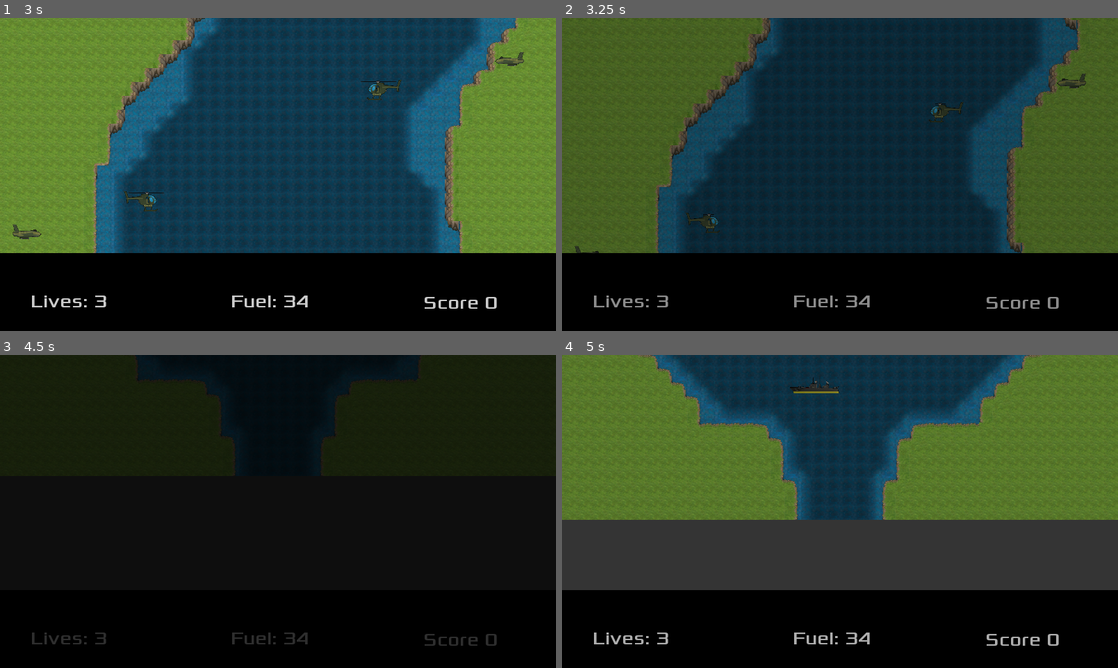
Above: before the commit, frames 1-4 (two rows, left to right).
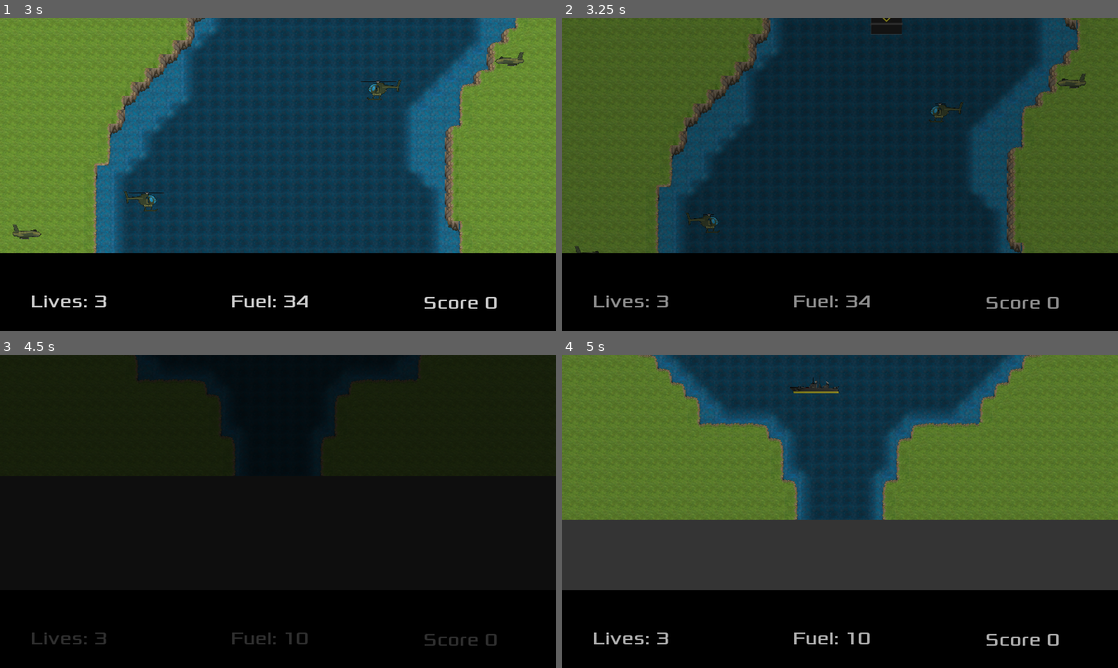
Above: after the commit, the same moments.

Repository: PawelKrywulko/TGW_G-8_Z1
Game: Godot game, scene res://scenes/GameManager.tscn
Same seed, same stepped clock (60 frames per second), same inputs: the game is played once before the commit and once after it.
Inputs:
- Up to frame 1 (3 s): tap Enter at 0.5 s; hold Right (ui_right) 0.53-1.28 s; hold Space (interact) 0.53-1.28 s; hold Down (ui_down) 1.28-2.03 s; tap Space (interact) at 1.35, 2.85 s; hold Right (ui_right) 2.03-2.78 s; hold Space (interact) 2.03-2.78 s; hold Up (ui_up) from 2.78 s (still down)
- Up to frame 2 (3.25 s): keep holding Up (ui_up)
- Up to frame 3 (4.5 s): release Up (ui_up) at 3.53 s; hold Space (interact) 3.53-4.28 s; hold Left (ui_left) from 3.53 s (still down); tap Space (interact) at 4.35 s
- Up to frame 4 (5 s): keep holding Left (ui_left)

Frame 1 is identical in both runs. In frame 2, 0.3% of the frame differs, in the area x 55-62%, y 0-6%; in frame 3, less than 0.1%; in frame 4, less than 0.1%.

Commit message:
Add Projectile new Sprite and Smoke particle system, Add fueltank new sprite

Diff:
--- a/River Raid/scenes/FuelTank.tscn
+++ b/River Raid/scenes/FuelTank.tscn
@@ -1,25 +1,24 @@
 [gd_scene load_steps=5 format=2]
 
 [ext_resource path="res://scripts/FuelTank.gd" type="Script" id=1]
-[ext_resource path="res://graphics/fuelTank/fuel.png" type="Texture" id=2]
+[ext_resource path="res://graphics/fuelTank/tankfuelblack.png" type="Texture" id=2]
 [ext_resource path="res://sounds/explosion4.wav" type="AudioStream" id=3]
 
-[sub_resource type="CapsuleShape2D" id=1]
-radius = 51.7218
-height = 59.9751
+[sub_resource type="RectangleShape2D" id=1]
+extents = Vector2( 51.5177, 80.3526 )
 
 [node name="FuelTank" type="Area2D"]
 position = Vector2( 929.011, 123.991 )
+z_index = 1
 script = ExtResource( 1 )
 
 [node name="Sprite" type="Sprite" parent="."]
 texture = ExtResource( 2 )
 
-[node name="CollisionShape2D" type="CollisionShape2D" parent="."]
-position = Vector2( 3.05121, -11.6504 )
-shape = SubResource( 1 )
-
 [node name="Explosion" type="AudioStreamPlayer2D" parent="."]
 stream = ExtResource( 3 )
+
+[node name="CollisionShape2D" type="CollisionShape2D" parent="."]
+shape = SubResource( 1 )
 [connection signal="area_entered" from="." to="." method="_on_FuelTank_area_entered"]
 [connection signal="body_entered" from="." to="." method="_on_FuelTank_body_entered"]
--- a/River Raid/scenes/GameManager.tscn
+++ b/River Raid/scenes/GameManager.tscn
@@ -15,6 +15,8 @@
 [ext_resource path="res://scenes/Enemy/Tank.tscn" type="PackedScene" id=13]
 [ext_resource path="res://sounds/explosion.wav" type="AudioStream" id=14]
 [ext_resource path="res://scenes/Enemy/Jet.tscn" type="PackedScene" id=15]
+[ext_resource path="res://scenes/Enemy/Bridge.tscn" type="PackedScene" id=16]
+[ext_resource path="res://scenes/FuelTank.tscn" type="PackedScene" id=17]
 
 [sub_resource type="DynamicFont" id=1]
 size = 64
@@ -91,6 +93,7 @@
 position = Vector2( 960, 738 )
 
 [node name="Levels" type="Node" parent="."]
+editor/display_folded = true
 
 [node name="Level1" parent="Levels" instance=ExtResource( 2 )]
 position = Vector2( -1, -4949 )
@@ -161,8 +164,8 @@
 [node name="Player" parent="." instance=ExtResource( 10 )]
 editor/display_folded = true
 scale = Vector2( 0.75, 0.75 )
-z_index = 2
 base_speed = 250.0
+fuel_capacity = 10.0
 
 [node name="FuelTimer" parent="Player" index="2"]
 autostart = false
@@ -217,6 +220,44 @@
 scale = Vector2( -1, 1 )
 is_static = false
 choose_direction = "left"
+
+[node name="Bridge" parent="." instance=ExtResource( 16 )]
+position = Vector2( 940.034, -5039.1 )
+
+[node name="Ship3" parent="." instance=ExtResource( 11 )]
+position = Vector2( 976.298, -5398.94 )
+is_static = false
+distance_to_player = 500.0
+speed = 100
+
+[node name="FuelTank" parent="." instance=ExtResource( 17 )]
+position = Vector2( 1467.25, -6064.11 )
+
+[node name="Tank2" parent="." instance=ExtResource( 13 )]
+position = Vector2( 351.446, -5531.31 )
+is_static = false
+distance_to_player = 1000.0
+speed = 100
+
+[node name="Jet3" parent="." instance=ExtResource( 15 )]
+position = Vector2( 64.125, -5243.99 )
+is_static = false
+distance_to_player = 5000.0
+
+[node name="FuelTank2" parent="." instance=ExtResource( 17 )]
+position = Vector2( 504.869, -6030.64 )
+
+[node name="FuelTank3" parent="." instance=ExtResource( 17 )]
+position = Vector2( 1142.21, -3078.35 )
+
+[node name="FuelTank4" parent="." instance=ExtResource( 17 )]
+position = Vector2( 1503.48, -1844.02 )
+
+[node name="FuelTank5" parent="." instance=ExtResource( 17 )]
+position = Vector2( 786.967, -1862.09 )
+
+[node name="FuelTank6" parent="." instance=ExtResource( 17 )]
+position = Vector2( 1124.15, -995.64 )
 [connection signal="ready_to_go" from="." to="Player" method="_on_ready_to_go"]
 [connection signal="reset" from="." to="Player" method="_on_GameManager_reset"]
 [connection signal="bonus_score_reached" from="HUD" to="Player" method="_on_HUD_bonus_score_reached"]
--- a/River Raid/scenes/Player.tscn
+++ b/River Raid/scenes/Player.tscn
@@ -11,6 +11,7 @@
 
 [node name="Player" type="Area2D"]
 position = Vector2( 960, 738 )
+z_index = 2
 script = ExtResource( 1 )
 __meta__ = {
 "_edit_group_": true
--- a/River Raid/scenes/Projectile.tscn
+++ b/River Raid/scenes/Projectile.tscn
@@ -1,24 +1,28 @@
-[gd_scene load_steps=5 format=2]
+[gd_scene load_steps=6 format=2]
 
 [ext_resource path="res://scripts/Projectile.gd" type="Script" id=1]
-[ext_resource path="res://graphics/projectile/projectile.png" type="Texture" id=2]
+[ext_resource path="res://graphics/projectile/misile_icon_red_white.png" type="Texture" id=2]
 [ext_resource path="res://sounds/projectile3.wav" type="AudioStream" id=3]
+[ext_resource path="res://scenes/particles/Smoke.tscn" type="PackedScene" id=4]
 
 [sub_resource type="CapsuleShape2D" id=1]
-radius = 5.85101
-height = 67.8383
+radius = 5.60016
+height = 61.249
 
 [node name="Projectile" type="Area2D"]
-position = Vector2( 979.256, 72.0817 )
+position = Vector2( 978.329, 72.0817 )
+scale = Vector2( 0.75, 0.75 )
 script = ExtResource( 1 )
 speed = 1000
 
 [node name="Sprite" type="Sprite" parent="."]
-scale = Vector2( 0.5, 0.5 )
+position = Vector2( -1.85315, 3.24316 )
+rotation = 1.5708
+scale = Vector2( 0.17, 0.11 )
 texture = ExtResource( 2 )
 
 [node name="CollisionShape2D" type="CollisionShape2D" parent="."]
-position = Vector2( -2.54593, 4.06529 )
+position = Vector2( -2.08261, 4.52858 )
 shape = SubResource( 1 )
 
 [node name="Visibility" type="VisibilityNotifier2D" parent="."]
@@ -26,5 +30,9 @@
 [node name="Launch" type="AudioStreamPlayer2D" parent="."]
 stream = ExtResource( 3 )
 autoplay = true
+
+[node name="Particles2D" parent="." instance=ExtResource( 4 )]
+visible = true
+position = Vector2( -1.55566, 44.5063 )
 [connection signal="area_entered" from="." to="." method="_on_Projectile_area_entered"]
 [connection signal="screen_exited" from="Visibility" to="." method="_on_Visibility_screen_exited"]
--- a/River Raid/scenes/particles/Smoke.tscn
+++ b/River Raid/scenes/particles/Smoke.tscn
@@ -29,6 +29,7 @@
 color_ramp = SubResource( 2 )
 
 [node name="Particles2D" type="Particles2D"]
+visible = false
 show_behind_parent = true
 position = Vector2( 0.21582, 22.3618 )
 scale = Vector2( 0.1, 0.1 )
Binary file added: River Raid/graphics/fuelTank/tankfuelblack.png
Not shown, added: River Raid/graphics/fuelTank/tankfuelblack.png.import
Not shown: 1 places in River Raid/scenes/GameManager.tscn that only renumber resources
